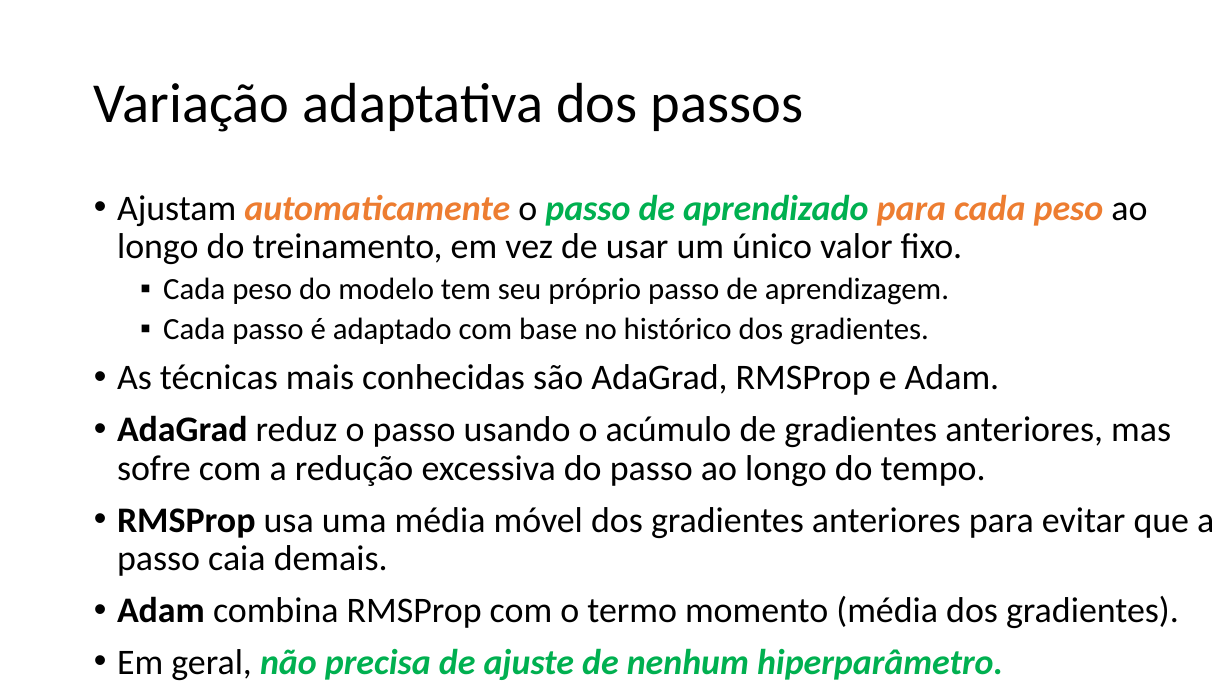
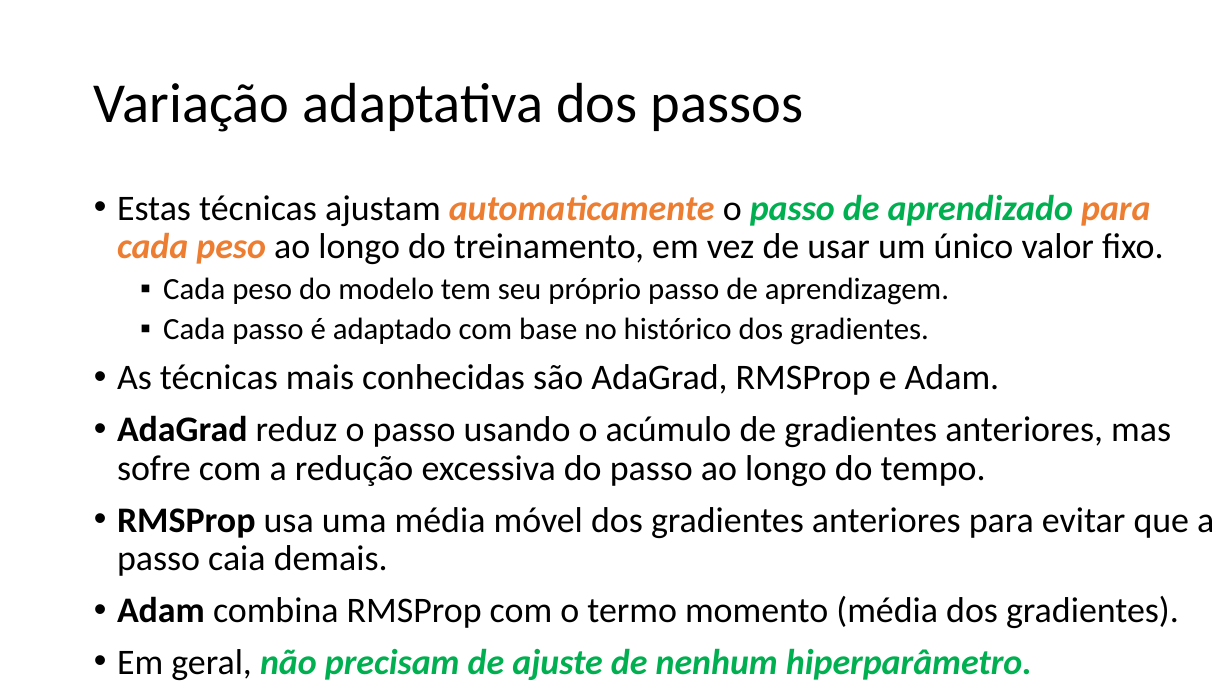
Before and after one commit to zz4fap/t319_aprendizado_de_maquina, a slide deck: slide 24 of slides/T319_Regressão_Linear (Parte III).pptx. Drawn at 1232x693 pixels with LibreOffice and Linux fonts; fonts in the diff are those of the drawing. Boxes give left, top, right and bottom in pixels: in the first picture for what was removed or moved away, otherwise in the second. Text is boxed around its words. In the diff, an @@ line names an element or a change of style, - is before the commit and + after.

Commit message:
new slides

```diff
--- a/slides/T319_Regressão_Linear (Parte III).pptx
+++ b/slides/T319_Regressão_Linear (Parte III).pptx
@@ text at bbox=[117, 194, 1164, 264]: text changed @@
-• Ajustam automaticamente o passo de aprendizado para cada peso ao longo do treinamento, em vez de usar um único valor fixo.
+• Estas técnicas ajustam automaticamente o passo de aprendizado para cada peso ao longo do treinamento, em vez de usar um único valor fixo.
@@ text at bbox=[117, 648, 1032, 680]: text changed @@
-• Em geral, não precisa de ajuste de nenhum hiperparâmetro.
+• Em geral, não precisam de ajuste de nenhum hiperparâmetro.
```
Also in this commit, not shown: 1 other file.
